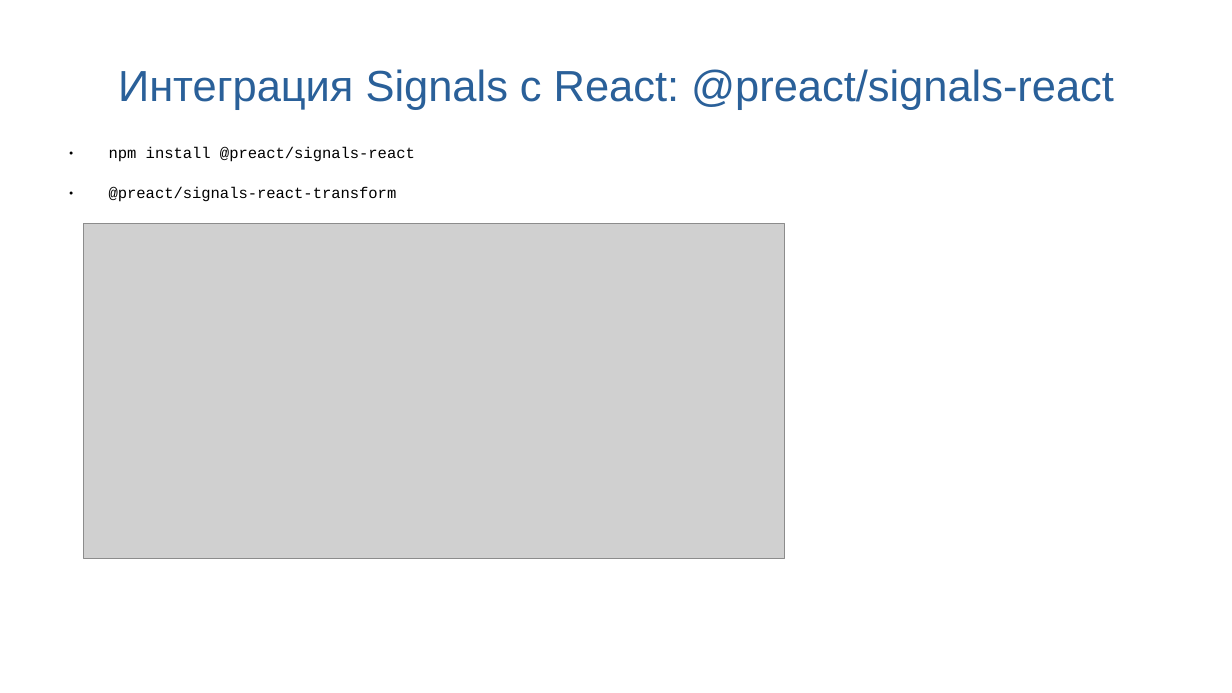
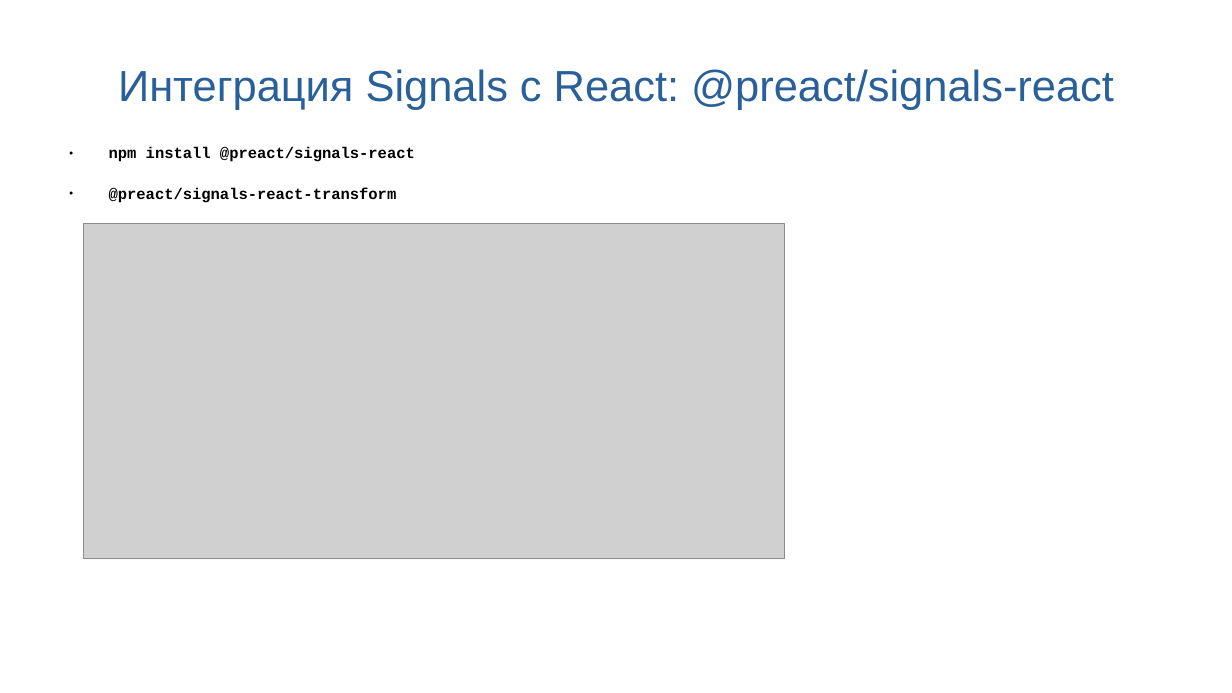
Before and after one commit to uzambara/react-signals, a slide deck: slide 5 of Преза/Преза.ppt. Drawn at 1232x693 pixels with LibreOffice and Linux fonts; fonts in the diff are those of the drawing; grey boxes stand for pictures. Boxes give left, top, right and bottom in pixels: in the first picture for what was removed or moved away, otherwise in the second. Text is boxed around its words. In the diff, an @@ line names an element or a change of style, - is before the commit and + after.

```diff
--- a/Преза/Преза.ppt
+++ b/Преза/Преза.ppt
@@ text "npm install @preact/signals-react" at [109,147,415,203]: bold on @@
```
Also in this commit, not shown: 2 other slides changed, 2 slides added, 16 other files.
